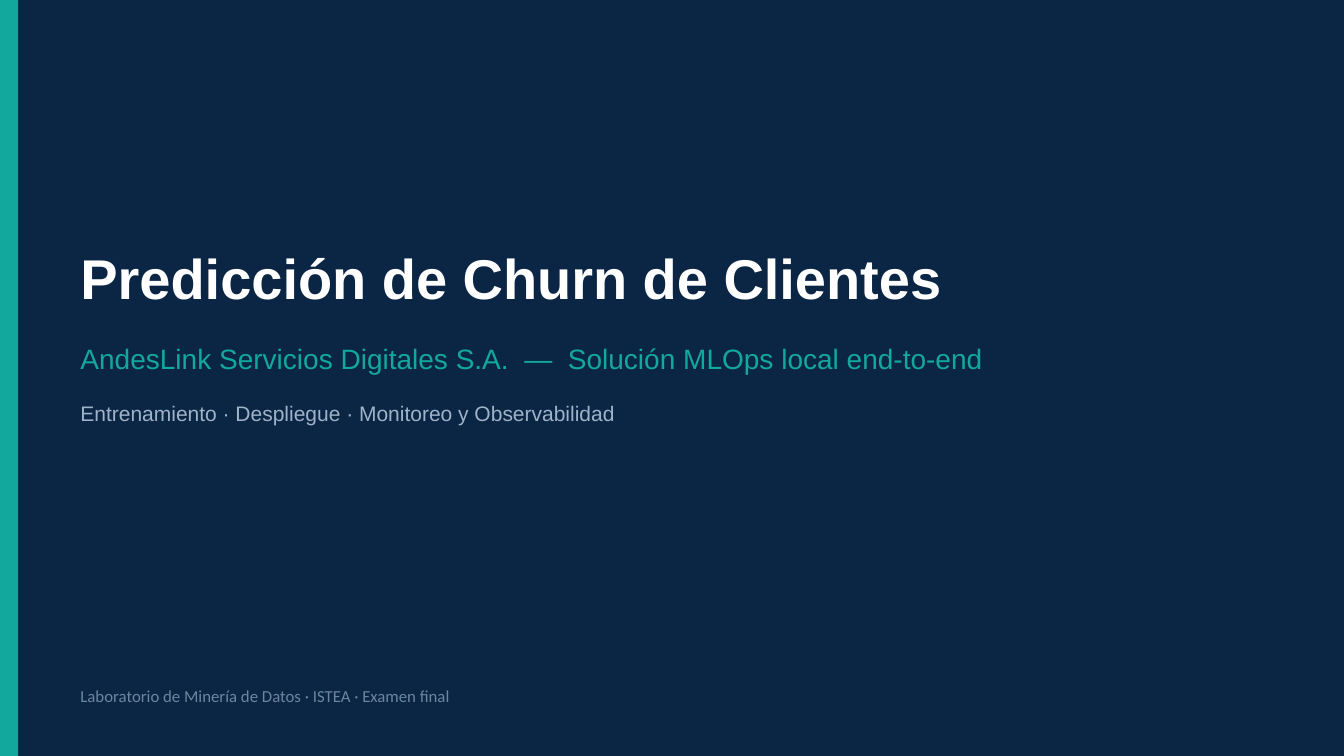
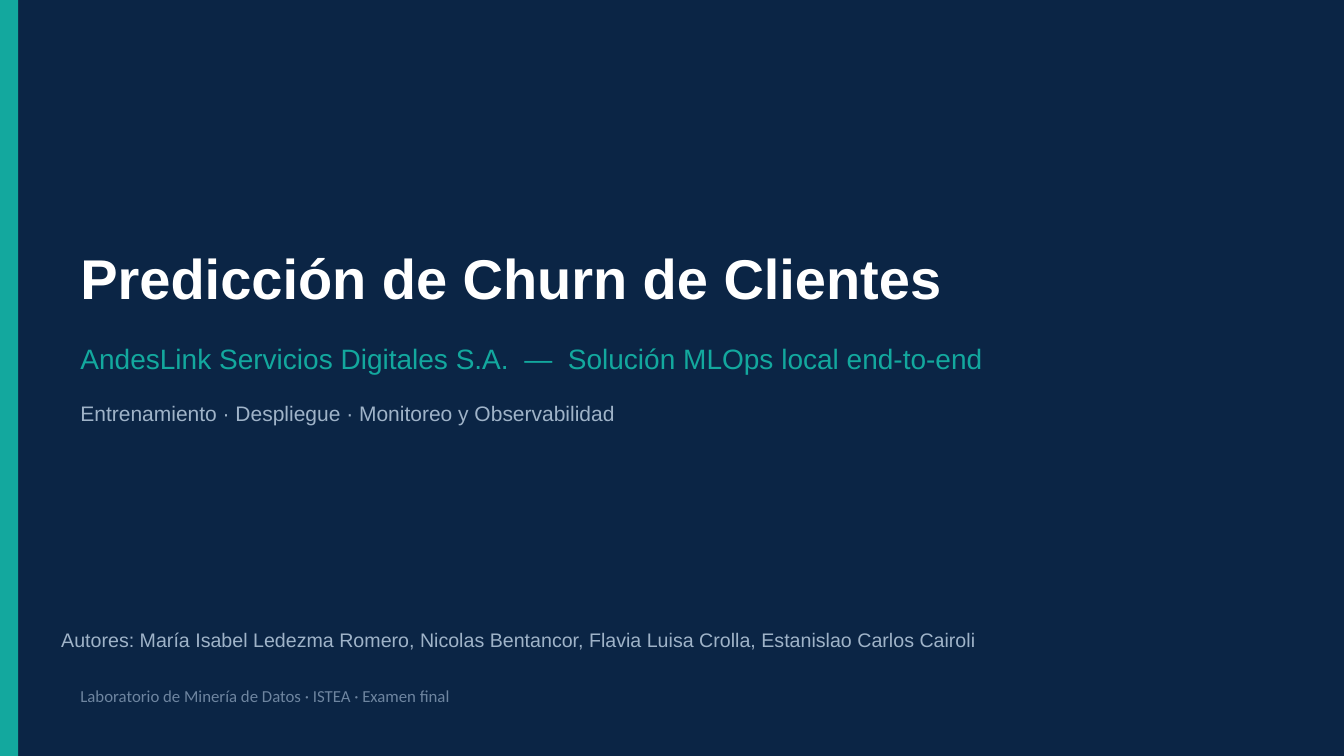
Before and after one commit to flaapu/LMD, a slide deck: slide 1 of Presentacion_Examen_Final.pptx. Drawn at 1344x756 pixels with LibreOffice and Linux fonts; fonts in the diff are those of the drawing. Boxes give left, top, right and bottom in pixels: in the first picture for what was removed or moved away, otherwise in the second. Text is boxed around its words. In the diff, an @@ line names an element or a change of style, - is before the commit and + after.

```diff
--- a/Presentacion_Examen_Final.pptx
+++ b/Presentacion_Examen_Final.pptx
@@ text added at <box>61,632,976,650</box>, 14 pt, text #9FB3C8 @@
+Autores: María Isabel Ledezma Romero, Nicolas Bentancor, Flavia Luisa Crolla, Estanislao Carlos Cairoli
```
Also in this commit, not shown: 1 other slide changed, 1 other file.
